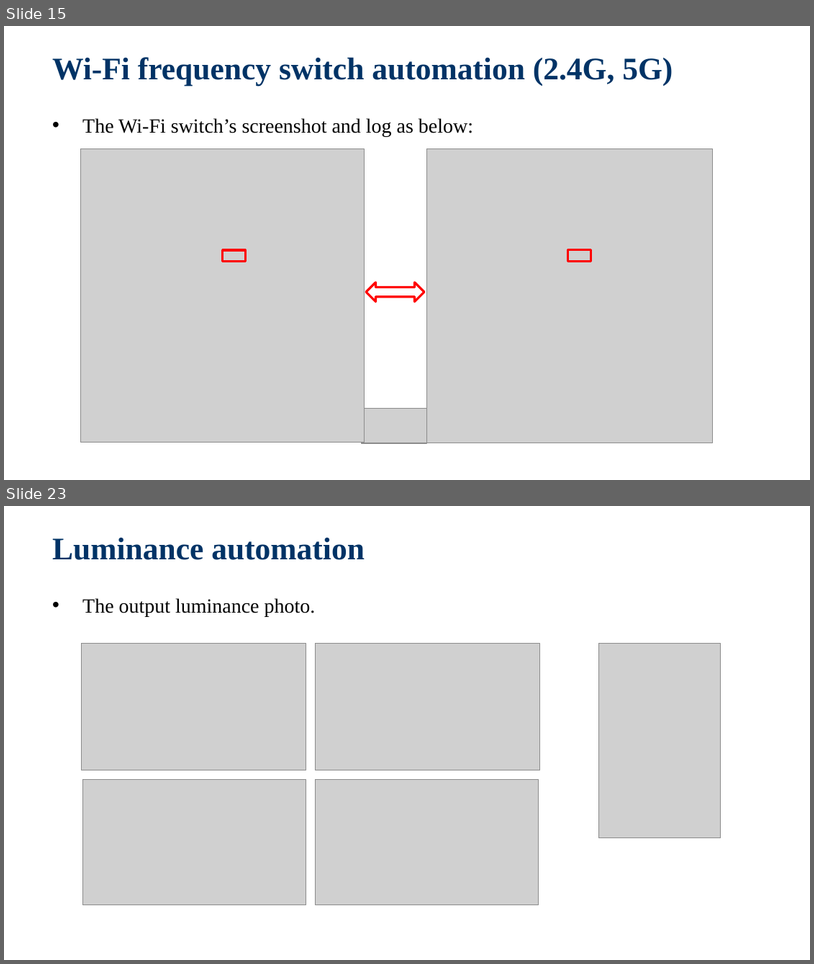
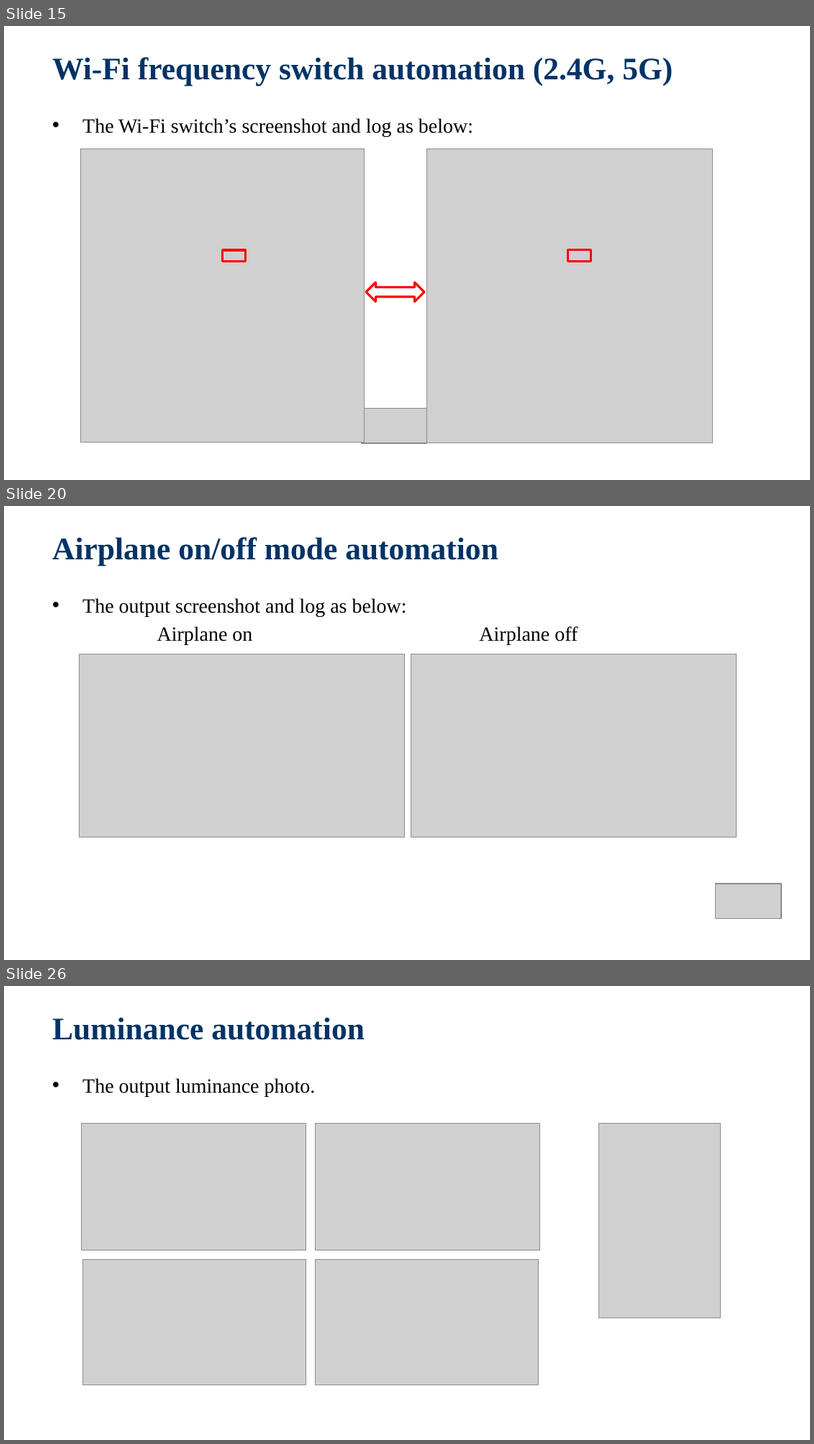
Before and after one commit to jackiejay888/automation, a slide deck: kpi/Test Automation_Demo.pptx. Shown one above the other, each under a label of ours: slides 15 and 23 before the commit, slides 15, 20 and 26 after it; the slides between them are not shown. The pictures are 814x964 and 814x1444 pixels, drawn with LibreOffice and Linux fonts; fonts in the diff are those of the drawing; grey boxes stand for pictures; background and template pictures are left out. Boxes give left, top, right and bottom in pixels: in the first picture for what was removed or moved away, otherwise in the second. Text is boxed around its words. In the diff, an @@ line names an element or a change of style, - is before the commit and + after.

Commit message:
Finished the Test Automation_Demo

```diff
--- a/kpi/Test Automation_Demo.pptx
+++ b/kpi/Test Automation_Demo.pptx
@@ slide 20 added at [4,506,810,960], background picture (left out) @@
@@ title added at [52,537,499,566], 28 pt, text #003366, bold @@
+Airplane on/off mode automation
@@ text added at [82,598,578,645], 18 pt, text #000000 @@
+  • The output screenshot and log as below:
+  Airplane on Airplane off
@@ picture added at [79,654,405,836] @@
@@ picture added at [412,654,737,836] @@
@@ picture added at [716,883,782,918] @@
@@ what was slide 23 is now slide 26 @@
```
Also in this commit, not shown: 19 slides changed, 2 other slides added.
